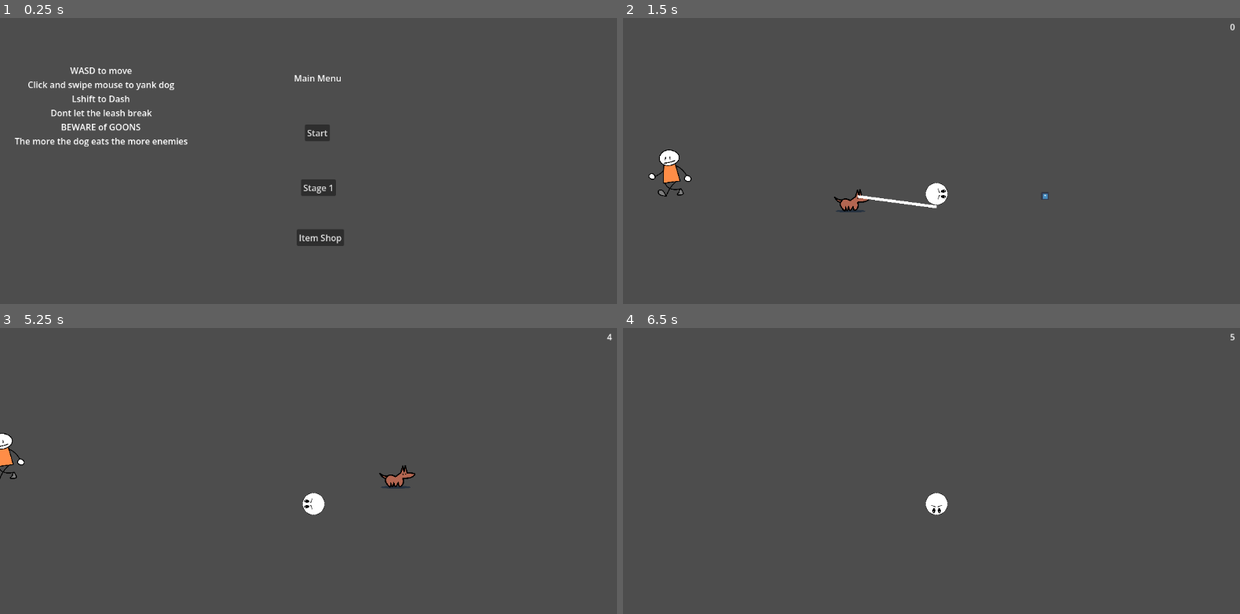
Above: before the commit, frames 1-4 (two rows, left to right).
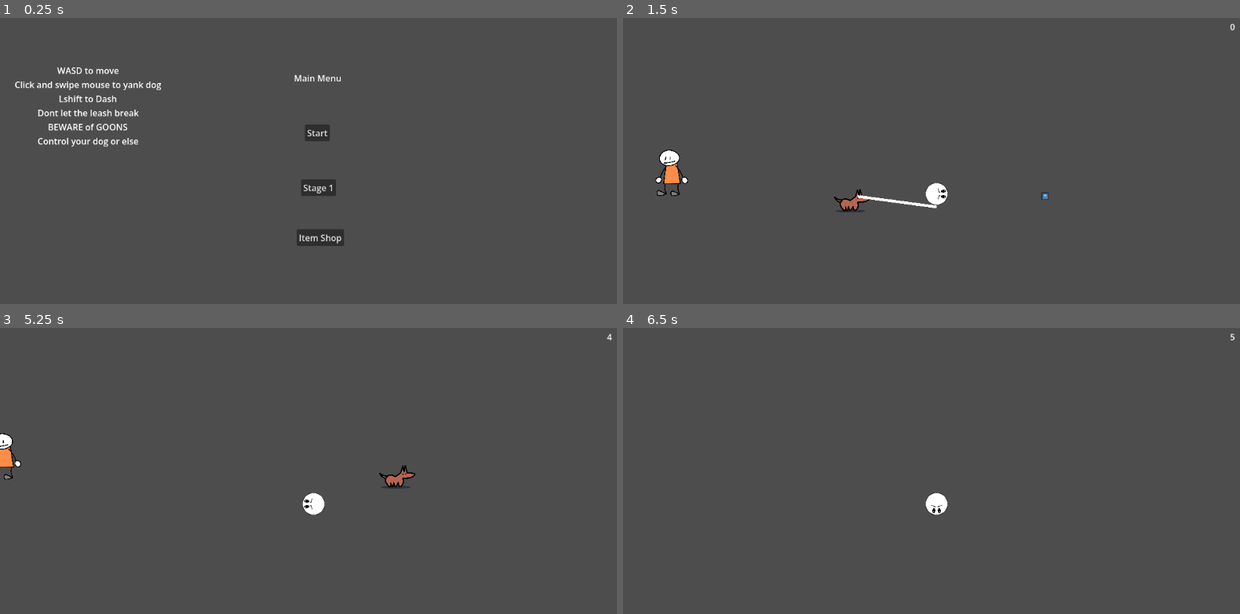
Above: after the commit, the same moments.

Repository: RandomPuddles/Un-Leashed
Game: Godot game, scene res://Scenes/UI/mainMenu.tscn
Same seed, same stepped clock (60 frames per second), same inputs: the game is played once before the commit and once after it. The engine's default icon, where the game draws it, is replaced by a stand-in: a white triangle on a blue panel in a dark square.
Inputs (mouse positions are in pixels of both pictures, inside the frame that each line leads up to):
- Up to frame 1 (0.25 s): no input
- Up to frame 2 (1.5 s): click "Stage 1" at 0.5 s; move the mouse to (1073, 175) at 1.27 s; hold D (right) from 1.28 s (still down); tap Shift (dash) at 1.35 s
- Up to frame 3 (5.25 s): move the mouse to (185, 522) at 2.02 s; release D (right) at 2.03 s; hold S (down) 2.03-2.78 s; click (185, 522) at 2.1 s; move the mouse to (376, 425) at 2.77 s; hold D (right) 2.78-3.53 s; tap Shift (dash) at 2.85, 4.35 s; move the mouse to (283, 573) at 3.52 s; hold W (up) 3.53-4.28 s; click (283, 573) at 3.6 s; move the mouse to (499, 556) at 4.27 s; hold A (left) from 4.28 s (still down); move the mouse to (123, 450) at 5.02 s; click (123, 450) at 5.1 s
- Up to frame 4 (6.5 s): move the mouse to (968, 505) at 5.77 s; release A (left) at 5.78 s; hold S (down) from 5.78 s (still down); tap Shift (dash) at 5.85 s

The runs differ from the first frame. In frame 1, 1.6% of the frame differs, in the area x 2-31%, y 17-45%; in frame 2, 0.3%; in frame 3, 0.2%; in frame 4, nothing differs.

Commit message:
added song sets

Diff:
--- /dev/null
+++ b/un-leashed/City2_song.tscn
@@ -0,0 +1,7 @@
+[gd_scene format=3 uid="uid://cks486co5k5pi"]
+
+[ext_resource type="AudioStream" uid="uid://buh6ouct4wdwg" path="res://Assets/Music/City2.ogg" id="1_oko72"]
+
+[node name="Node2D" type="AudioStreamPlayer2D" unique_id=1014380909]
+stream = ExtResource("1_oko72")
+autoplay = true
--- /dev/null
+++ b/un-leashed/Goon_cave_song.tscn
@@ -0,0 +1,7 @@
+[gd_scene format=3 uid="uid://b2rlav2h3qndd"]
+
+[ext_resource type="AudioStream" uid="uid://cw42lv6cc64rq" path="res://Assets/Music/Goon Cave.ogg" id="1_qj0h2"]
+
+[node name="Node2D" type="AudioStreamPlayer2D" unique_id=506275563]
+stream = ExtResource("1_qj0h2")
+autoplay = true
--- a/un-leashed/Scenes/Interests/victim.tscn
+++ b/un-leashed/Scenes/Interests/victim.tscn
@@ -2,6 +2,7 @@
 
 [ext_resource type="Script" uid="uid://eu0osfdc0rgq" path="res://Scripts/victim.gd" id="1_aciex"]
 [ext_resource type="Texture2D" uid="uid://dl2ysm52aj0m6" path="res://Assets/normal person/walking/animatoin_0000.png" id="2_3k6nm"]
+[ext_resource type="Texture2D" uid="uid://ddloeevo1n5bv" path="res://Assets/normal person/stand.png" id="2_v182a"]
 [ext_resource type="Texture2D" uid="uid://domaajhcpw26x" path="res://Assets/normal person/walking/animatoin_0001.png" id="3_v182a"]
 [ext_resource type="Texture2D" uid="uid://bjwatutt0vcs6" path="res://Assets/normal person/walking/animatoin_0002.png" id="4_mgm5m"]
 [ext_resource type="Texture2D" uid="uid://b8vcklriepryp" path="res://Assets/normal person/walking/animatoin_0003.png" id="5_dhjoq"]
@@ -16,6 +17,14 @@
 
 [sub_resource type="SpriteFrames" id="SpriteFrames_qccgy"]
 animations = [{
+"frames": [{
+"duration": 1.0,
+"texture": ExtResource("2_v182a")
+}],
+"loop": 1,
+"name": &"Stand",
+"speed": 120.0
+}, {
 "frames": [{
 "duration": 1.0,
 "texture": ExtResource("2_3k6nm")
@@ -77,7 +86,7 @@
 position = Vector2(4.7683716e-07, 0)
 scale = Vector2(0.15714283, 0.15714283)
 sprite_frames = SubResource("SpriteFrames_qccgy")
-frame_progress = 0.3617409
+animation = &"Stand"
 
 [node name="Area2D" type="Area2D" parent="." unique_id=887786949]
 
--- a/un-leashed/Scenes/UI/mainMenu.tscn
+++ b/un-leashed/Scenes/UI/mainMenu.tscn
@@ -58,5 +58,5 @@
 Lshift to Dash
 Dont let the leash break
 BEWARE of GOONS
-The more the dog eats the more enemies"
+Control your dog or else"
 horizontal_alignment = 1
--- /dev/null
+++ b/un-leashed/dog_walking_song.tscn
@@ -0,0 +1,7 @@
+[gd_scene format=3 uid="uid://brl7bckr55jhn"]
+
+[ext_resource type="AudioStream" uid="uid://d62ihn24vvb0" path="res://Assets/Music/Dog walkin.ogg" id="1_7ke8i"]
+
+[node name="Dog Walking Song" type="AudioStreamPlayer2D" unique_id=1694975404]
+stream = ExtResource("1_7ke8i")
+autoplay = true
Not shown, added: un-leashed/Assets/Music/City2.ogg.import
Not shown, changed: un-leashed/Assets/Music/Dog walkin.ogg.import
Not shown, added: un-leashed/Assets/Music/Goon Cave.ogg.import
Not shown, added: un-leashed/Assets/Music/City2.ogg
Not shown, added: un-leashed/Assets/Music/Goon Cave.ogg
